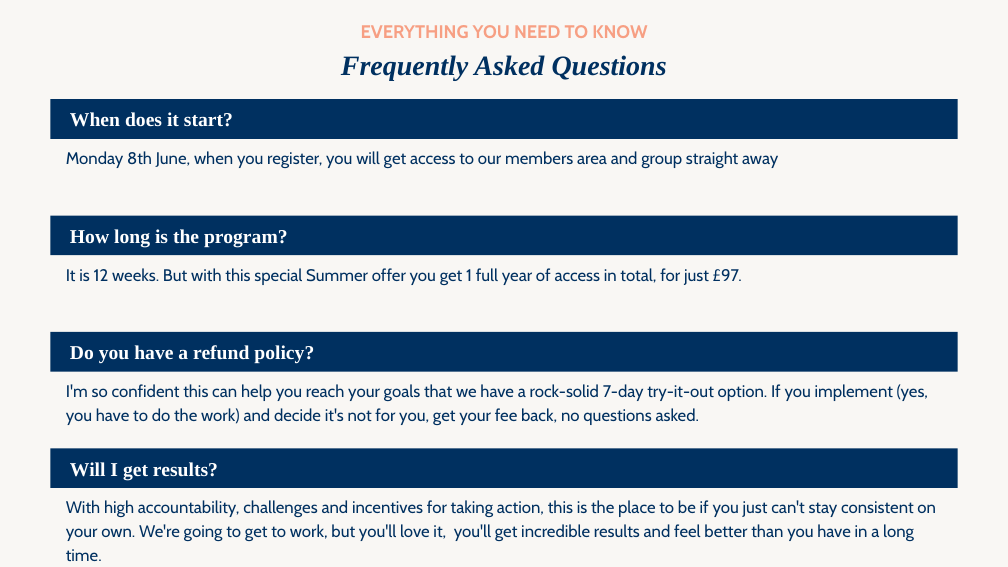
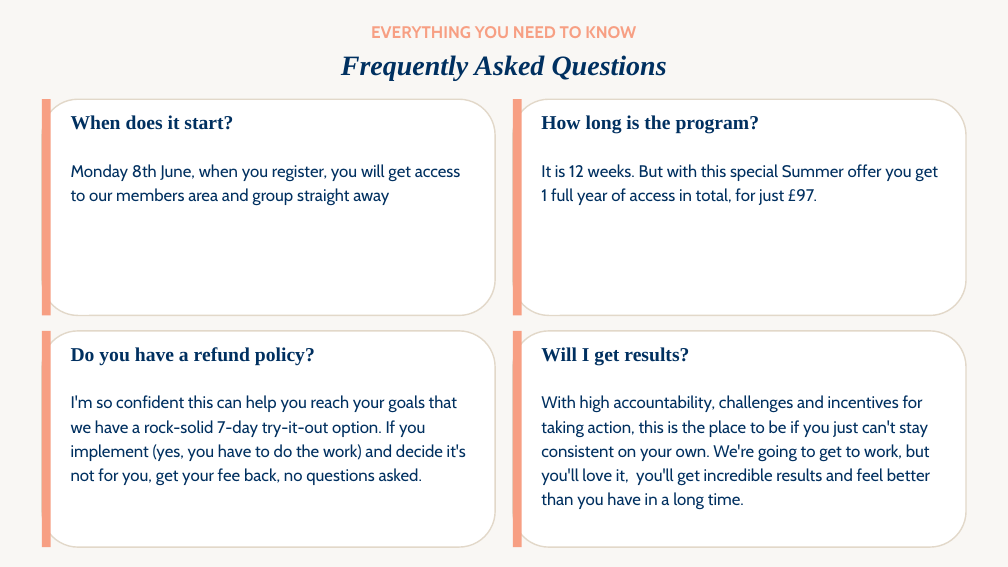
Before and after one commit to WeAreWLA/21-day-reset, a slide deck: slide 74 of decks/Day 5 - Free 5 Day Reset/Day 5 - Free 5 Day Reset.pptx. Drawn at 1008x567 pixels with LibreOffice and Linux fonts; fonts in the diff are those of the drawing. Boxes give left, top, right and bottom in pixels: in the first picture for what was removed or moved away, otherwise in the second. Text is boxed around its words. In the diff, an @@ line names an element or a change of style, - is before the commit and + after.

```diff
--- a/decks/Day 5 - Free 5 Day Reset/Day 5 - Free 5 Day Reset.pptx
+++ b/decks/Day 5 - Free 5 Day Reset/Day 5 - Free 5 Day Reset.pptx
@@ text "EVERYTHING YOU NEED TO KNOW" at [341, 26, 667, 81]: size 13 to 12 pt in "EVERYTHING YOU NEED TO KNOW"; more space between paragraphs; less space between paragraphs @@
@@ rounded rectangle added at [42, 99, 496, 316], fill #FFFFFF, outline #E2D8C9 1 pt @@
@@ rectangle added at [42, 99, 51, 316], fill #F79F83 @@
@@ text "When does it start?": place and size @@
-text "When does it start?" at [50, 99, 958, 138]
+text "When does it start?" at [71, 115, 233, 130]
@@ rounded rectangle added at [513, 99, 967, 316], fill #FFFFFF, outline #E2D8C9 1 pt @@
@@ rectangle added at [513, 99, 522, 316], fill #F79F83 @@
@@ text "How long is the program?": place and size @@
-text "How long is the program?" at [50, 216, 958, 255]
+text "How long is the program?" at [541, 115, 760, 134]
@@ text "Monday 8th June, when you ...": place and size @@
-text "Monday 8th June, when you ..." at [66, 151, 778, 169]
+text "Monday 8th June, when you ..." at [71, 164, 461, 205]
@@ text "It is 12 weeks. But ...": place and size @@
-text "It is 12 weeks. But ..." at [66, 268, 742, 285]
+text "It is 12 weeks. But ..." at [541, 164, 938, 205]
@@ rounded rectangle added at [42, 331, 496, 547], fill #FFFFFF, outline #E2D8C9 1 pt @@
@@ rectangle added at [42, 331, 51, 547], fill #F79F83 @@
@@ text "Do you have a refund ...": place and size @@
-text "Do you have a refund ..." at [50, 332, 958, 371]
+text "Do you have a refund ..." at [71, 347, 315, 366]
@@ rounded rectangle added at [513, 331, 967, 547], fill #FFFFFF, outline #E2D8C9 1 pt @@
@@ rectangle added at [513, 331, 522, 547], fill #F79F83 @@
@@ text colour #FFFFFF to #003060; vertical alignment middle to top; fill #003060 to none in 4 elements at [71, 347, 315, 366], [71, 115, 233, 130], [541, 115, 760, 134], [541, 347, 689, 366] @@
@@ text "Will I get results?": place and size @@
-text "Will I get results?" at [50, 449, 958, 488]
+text "Will I get results?" at [541, 347, 689, 366]
@@ text "I'm so confident this can ...": place and size @@
-text "I'm so confident this can ..." at [66, 384, 928, 425]
+text "I'm so confident this can ..." at [71, 395, 466, 485]
@@ line spacing 1.18 to 1.2 in 4 elements at [71, 395, 466, 485], [71, 164, 461, 205], [541, 164, 938, 205], [541, 395, 930, 509] @@
@@ text "With high accountability, challenges and ...": place and size @@
-text "With high accountability, challenges and ..." at [66, 500, 936, 542]
+text "With high accountability, challenges and ..." at [541, 395, 930, 509]
```
Also in this commit, not shown: 36 other slides changed.
